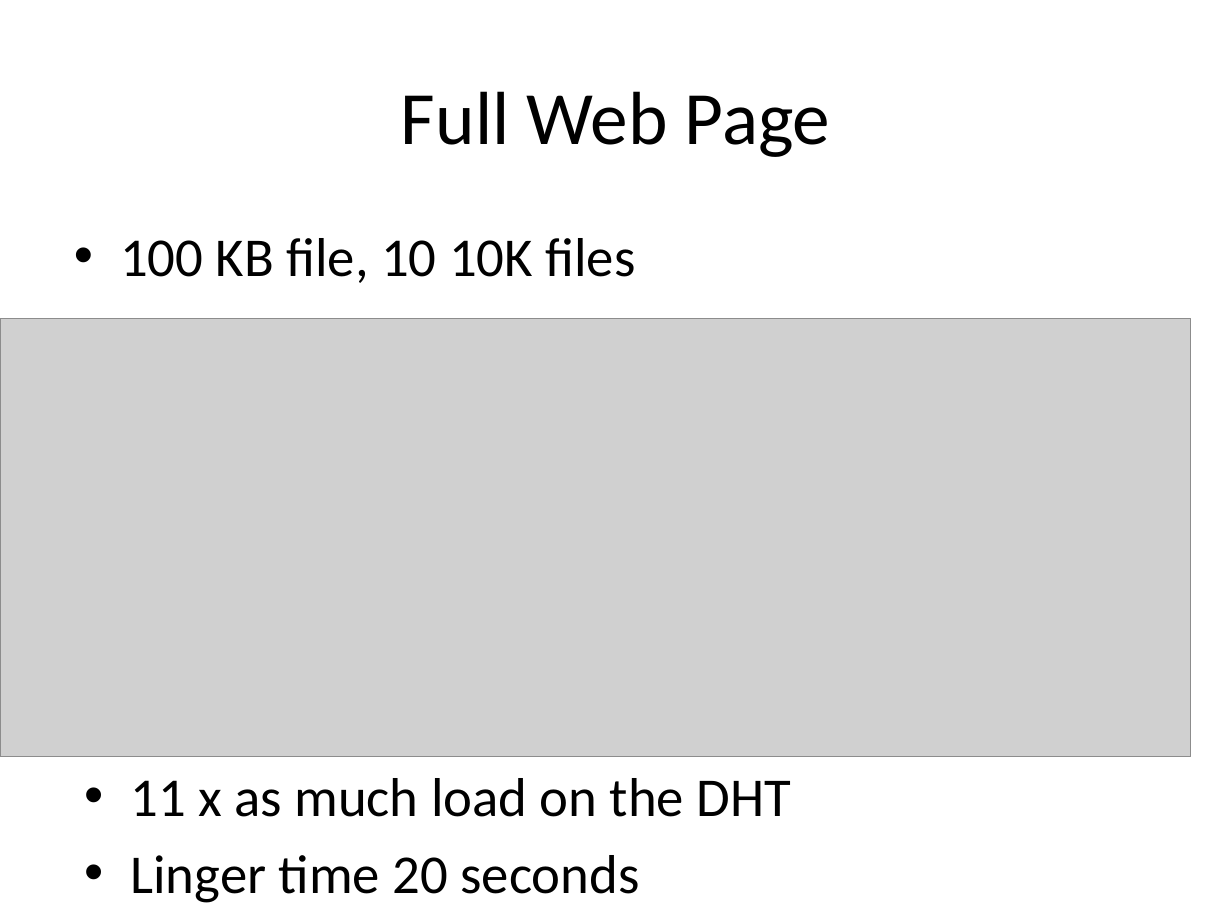
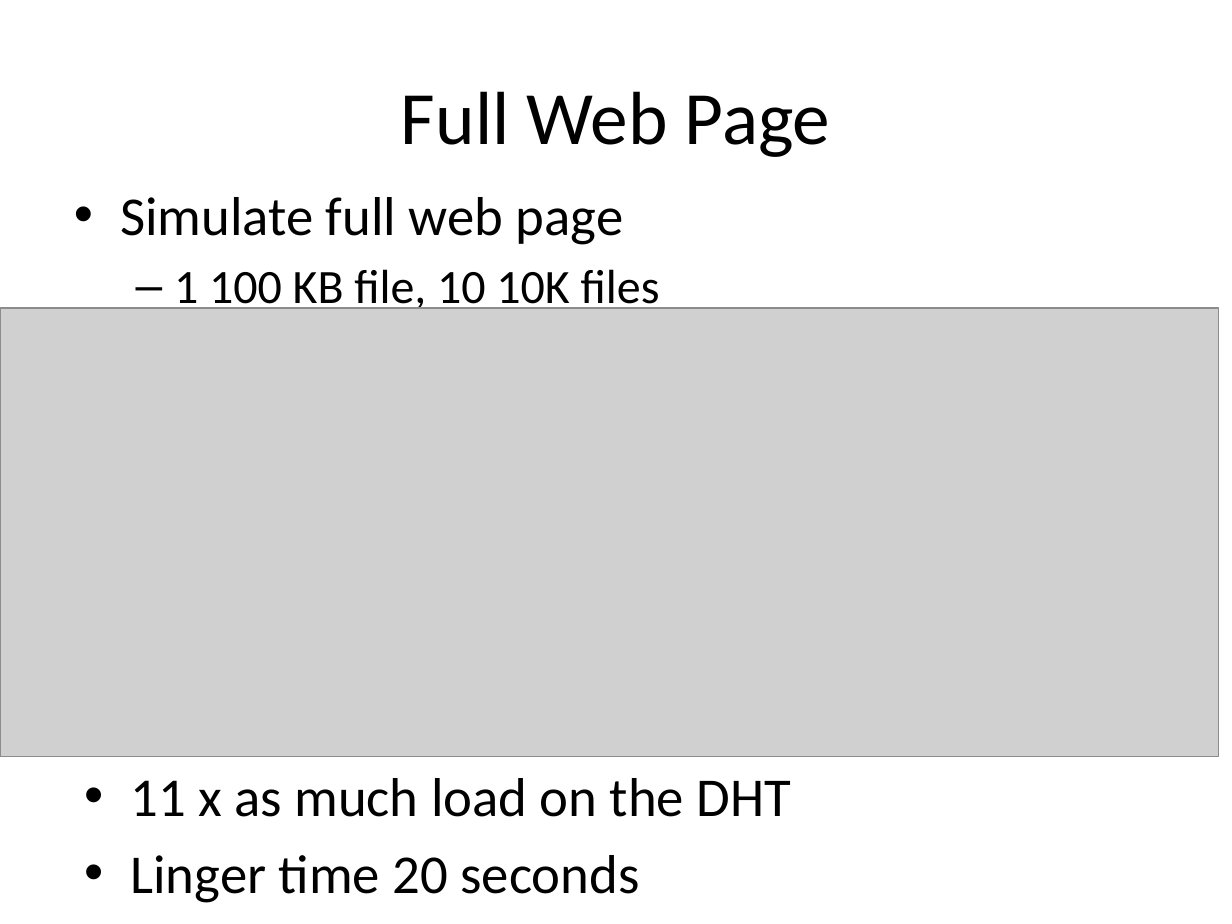
Before and after one commit to rdp/p2pwebclient, a slide deck: slide 26 of thesis_presentation/How to Make the Internet Faster.pptx. Drawn at 1232x924 pixels with LibreOffice and Linux fonts; fonts in the diff are those of the drawing; grey boxes stand for pictures. Boxes give left, top, right and bottom in pixels: in the first picture for what was removed or moved away, otherwise in the second. Text is boxed around its words. In the diff, an @@ line names an element or a change of style, - is before the commit and + after.

```diff
--- a/thesis_presentation/How to Make the Internet Faster.pptx
+++ b/thesis_presentation/How to Make the Internet Faster.pptx
@@ text at bbox=[120, 197, 660, 315]: text changed; size 32 to 28 pt @@
-• 100 KB file, 10 10K files
+• Simulate full web page
+  – 1 100 KB file, 10 10K files
@@ picture: place and size @@
-picture at bbox=[0, 318, 1191, 756]
+picture at bbox=[0, 308, 1218, 756]
```
Also in this commit, not shown: 29 other slides changed, 2 slides added, 2 slides removed, 2 other files.
